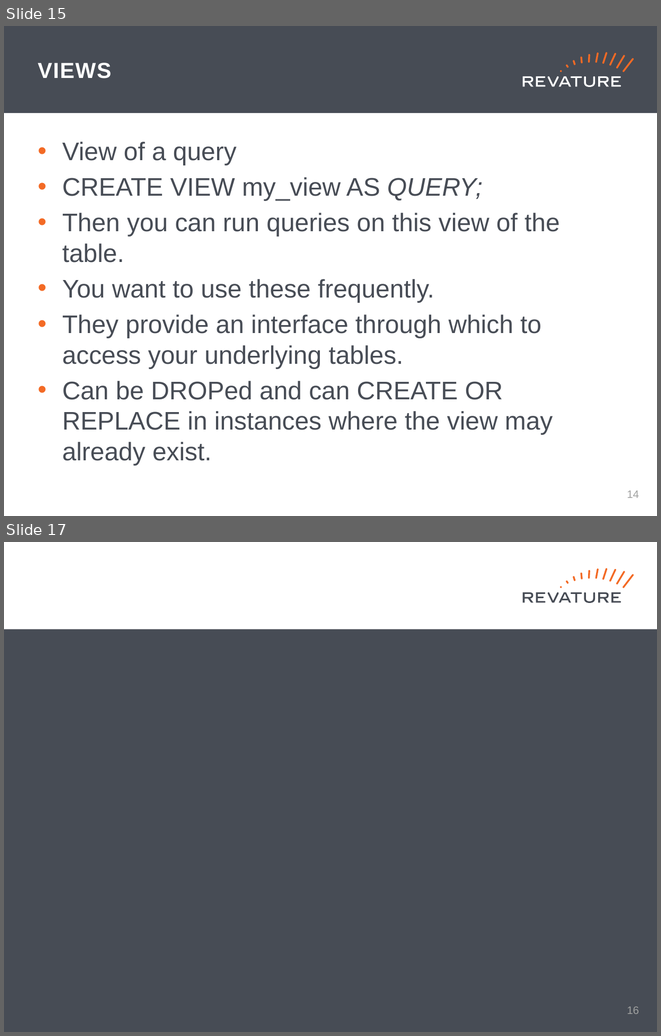
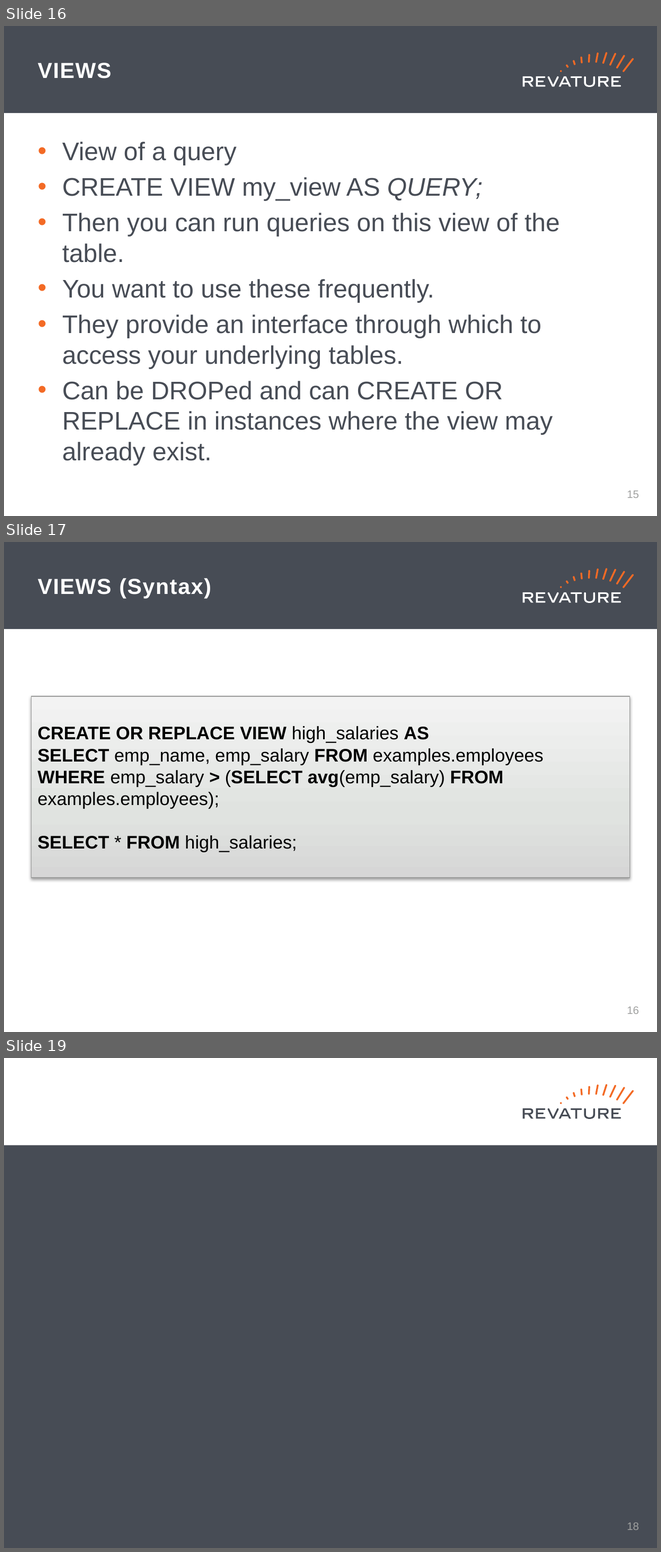
Before and after one commit to jhigherevature/8302021_RAP, a slide deck: powerpoints/Day_22.pptx. Shown one above the other, each under a label of ours: slides 15 and 17 before the commit, slides 16, 17 and 19 after it; the slides between them are not shown. The pictures are 661x1036 and 661x1552 pixels, drawn with LibreOffice and Linux fonts; fonts in the diff are those of the drawing. Boxes give left, top, right and bottom in pixels: in the first picture for what was removed or moved away, otherwise in the second. Text is boxed around its words. In the diff, an @@ line names an element or a change of style, - is before the commit and + after.

Commit message:
Updating Day 21 and Day 22 ppts and adding constraints and normalization example sql files

```diff
--- a/powerpoints/Day_22.pptx
+++ b/powerpoints/Day_22.pptx
@@ slide 17 added at [4, 542, 657, 1032], background #FFFFFF; not listed: 19 template elements that a slide beside it also shows @@
@@ title added at [38, 578, 211, 598], 24 pt, text #FFFFFF, bold @@
+VIEWS (Syntax)
@@ rectangle added at [32, 696, 630, 877], fill gradient #D6D7D6 to #E2E2E2 to #F4F4F4, outline #9C9D9C 0.75 pt, 20 pt, text #000000 @@
+CREATE OR REPLACE VIEW high_salaries AS
+SELECT emp_name, emp_salary FROM examples.employees
+WHERE emp_salary > (SELECT avg(emp_salary) FROM examples.employees);
+SELECT * FROM high_salaries;
@@ page number added at [627, 1006, 639, 1014], 12 pt, text #A0A1A0 @@
+16
@@ what was slide 15 is now slide 16 @@
@@ page number at [627, 490, 639, 498]: text changed @@
-14
+15
@@ what was slide 17 is now slide 19 @@
@@ page number at [627, 1522, 639, 1530]: text changed @@
-16
+18
```
Also in this commit, not shown: 1 slide changed, 1 other slide added, 4 other files.
